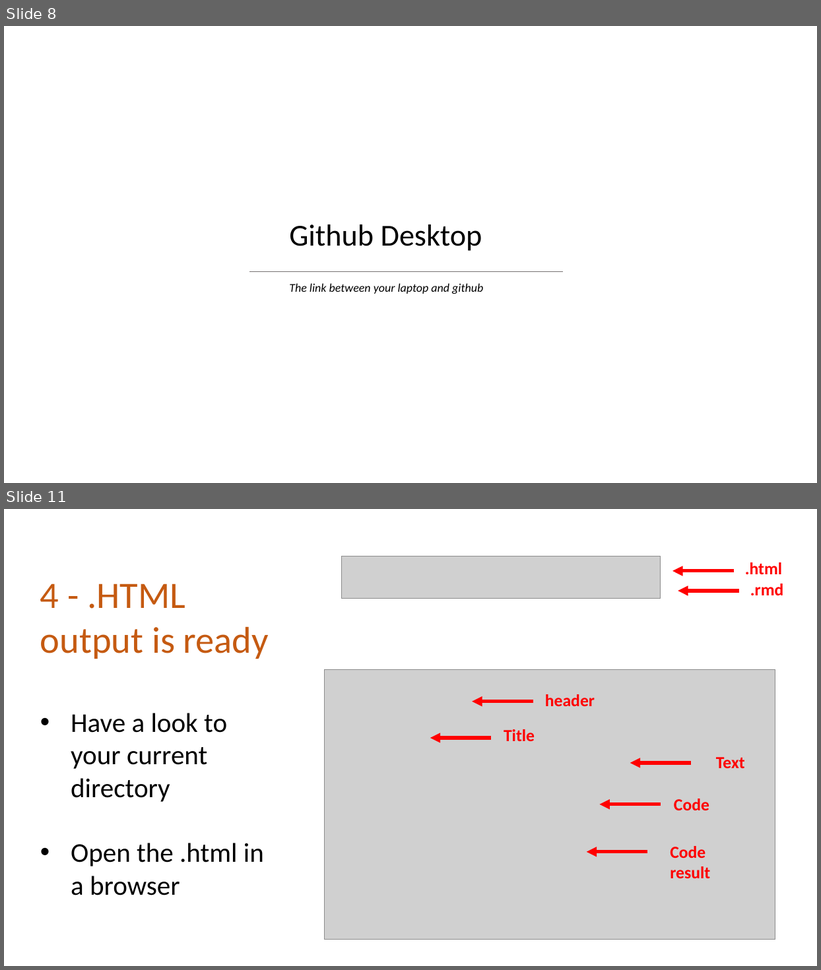
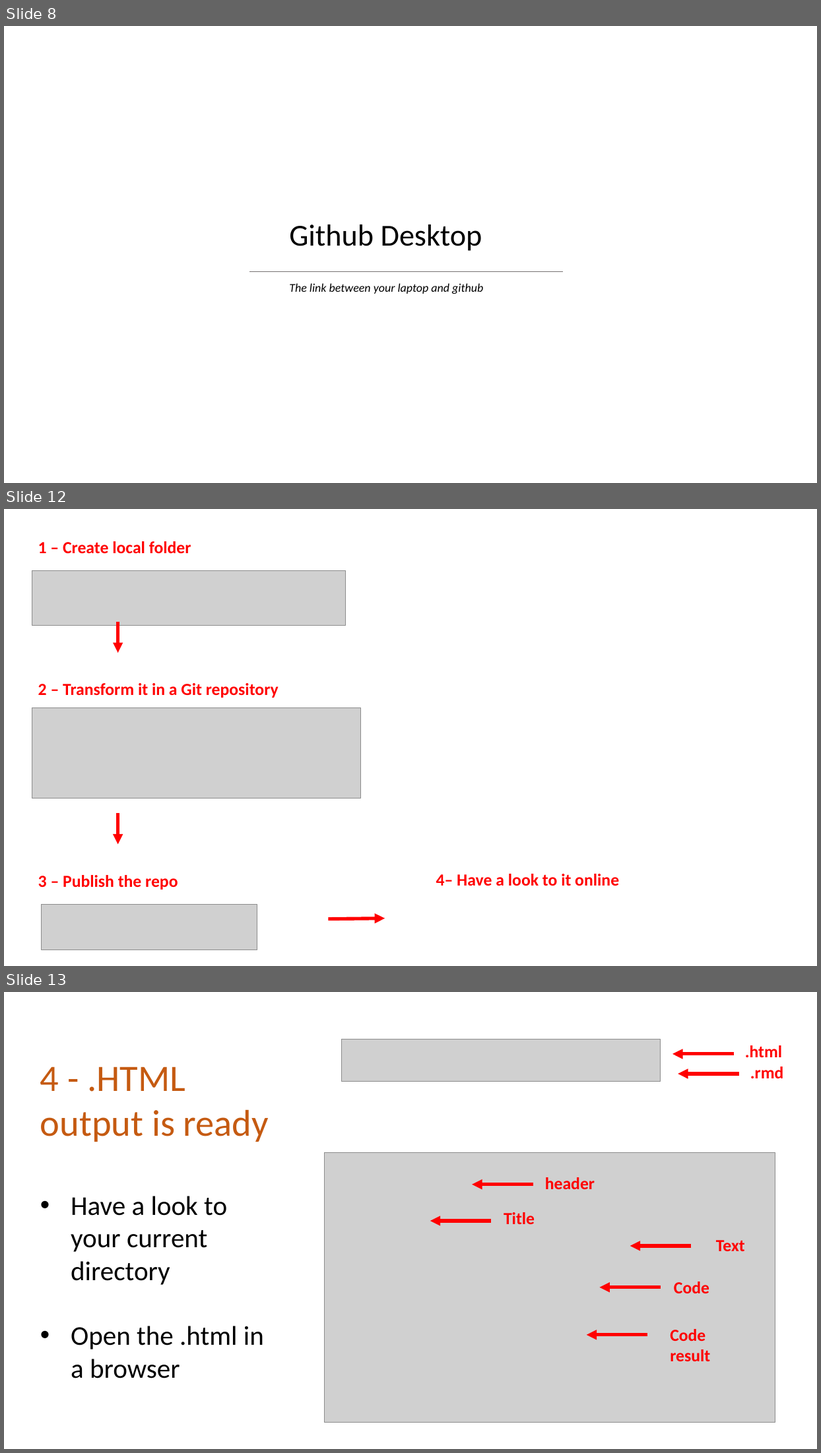
Before and after one commit to holtzy/Teaching, a slide deck: Intro_Github.pptx. Shown one above the other, each under a label of ours: slides 8 and 11 before the commit, slides 8, 12 and 13 after it; the slides between them are not shown. The pictures are 821x970 and 821x1453 pixels, drawn with LibreOffice and Linux fonts; fonts in the diff are those of the drawing; grey boxes stand for pictures; background and template pictures are left out. Boxes give left, top, right and bottom in pixels: in the first picture for what was removed or moved away, otherwise in the second. Text is boxed around its words. In the diff, an @@ line names an element or a change of style, - is before the commit and + after.

```diff
--- a/Intro_Github.pptx
+++ b/Intro_Github.pptx
@@ slide 12 added at (4, 509, 817, 966), background #FFFFFF @@
@@ text added at (38, 541, 191, 554), 20 pt, text #FF0000, bold @@
+1 – Create local folder
@@ picture added at (32, 570, 346, 626) @@
@@ arrow added from (118, 622) to (118, 653), #FF0000 4 pt @@
@@ text added at (38, 683, 279, 698), 20 pt, text #FF0000, bold @@
+2 – Transform it in a Git repository
@@ picture added at (32, 708, 361, 799) @@
@@ arrow added from (118, 813) to (118, 844), #FF0000 4 pt @@
@@ text added at (38, 875, 178, 890), 20 pt, text #FF0000, bold @@
+3 – Publish the repo
@@ text added at (436, 874, 619, 887), 20 pt, text #FF0000, bold @@
+4– Have a look to it online
@@ picture added at (41, 905, 257, 951) @@
@@ arrow added from (329, 920) to (385, 919), #FF0000 4 pt @@
@@ what was slide 11 is now slide 13 @@
```
Also in this commit, not shown: 1 slide changed, 2 other slides added, 1 slide removed, 1 other file.
